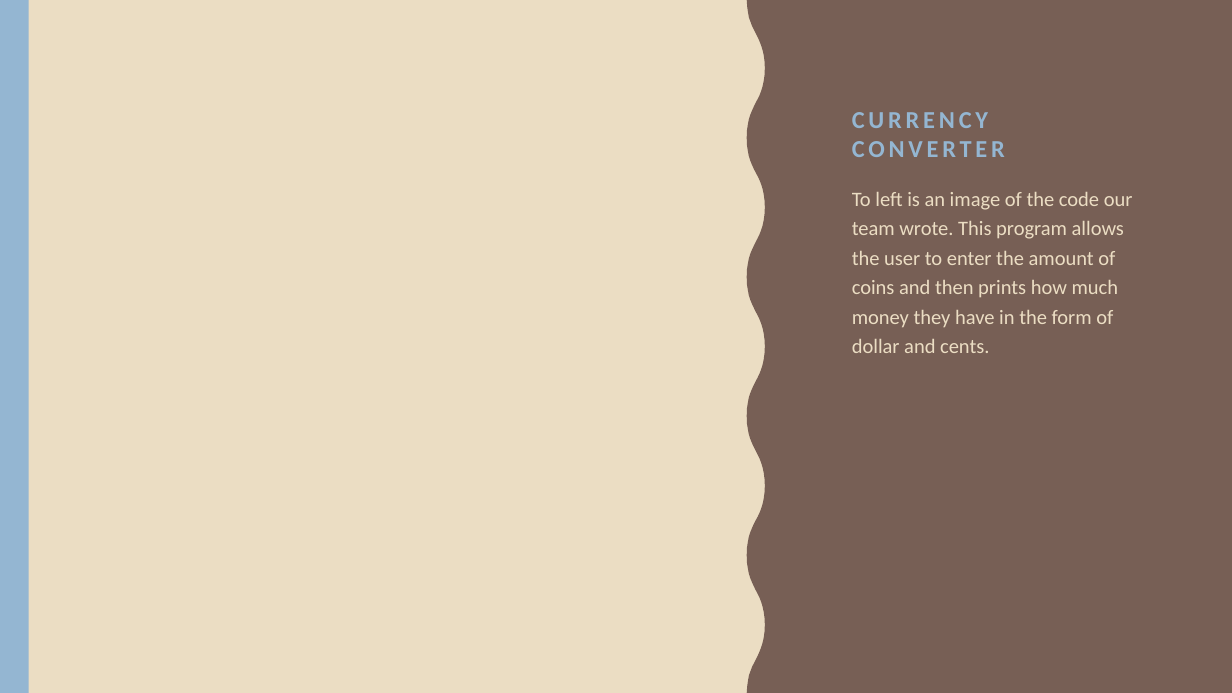
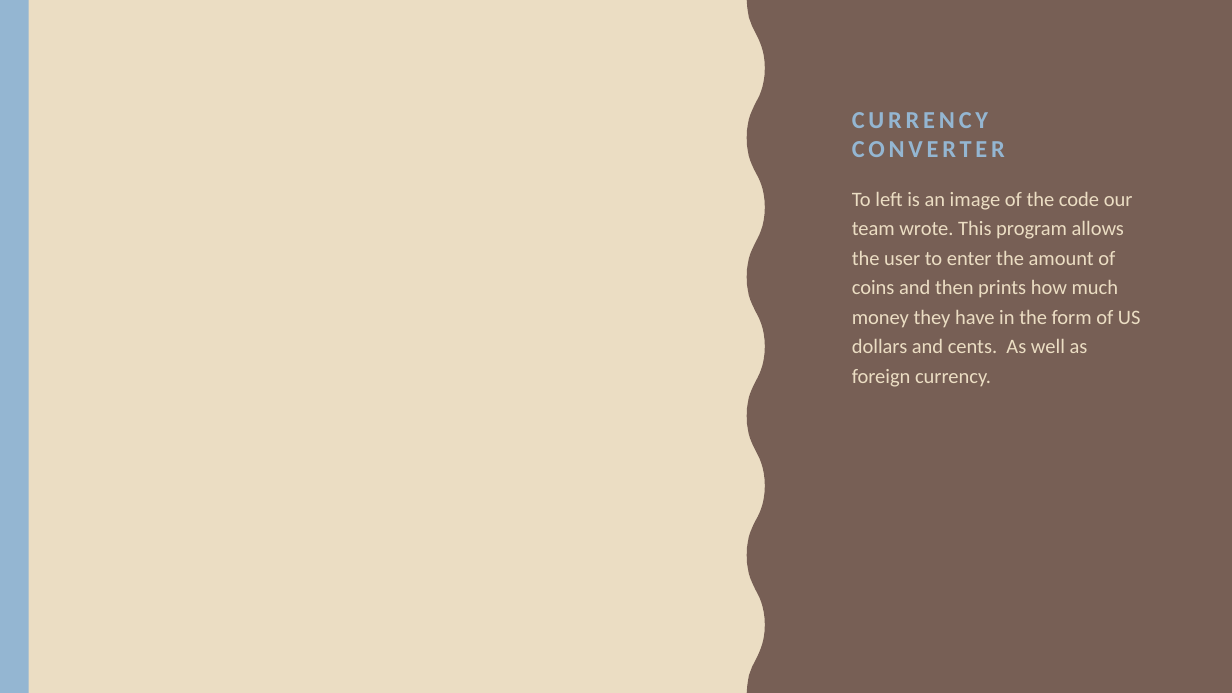
Before and after one commit to TolentinoDev/java_classes_and_methods, a slide deck: slide 14 of Powerpoint Presentation/Presentation.pptx (slide 13 before the commit). Drawn at 1232x693 pixels with LibreOffice and Linux fonts; fonts in the diff are those of the drawing. Boxes give left, top, right and bottom in pixels: in the first picture for what was removed or moved away, otherwise in the second. Text is boxed around its words. In the diff, an @@ line names an element or a change of style, - is before the commit and + after.

```diff
--- a/Powerpoint Presentation/Presentation.pptx
+++ b/Powerpoint Presentation/Presentation.pptx
@@ text at [852, 192, 1141, 387]: text changed @@
-To left is an image of the code our team wrote. This program allows the user to enter the amount of coins and then prints how much money they have in the form of dollar and cents.
+To left is an image of the code our team wrote. This program allows the user to enter the amount of coins and then prints how much money they have in the form of US dollars and cents. As well as foreign currency.
```
Also in this commit, not shown: 5 other slides changed, 3 slides added, 1 slide removed, 2 other files.
